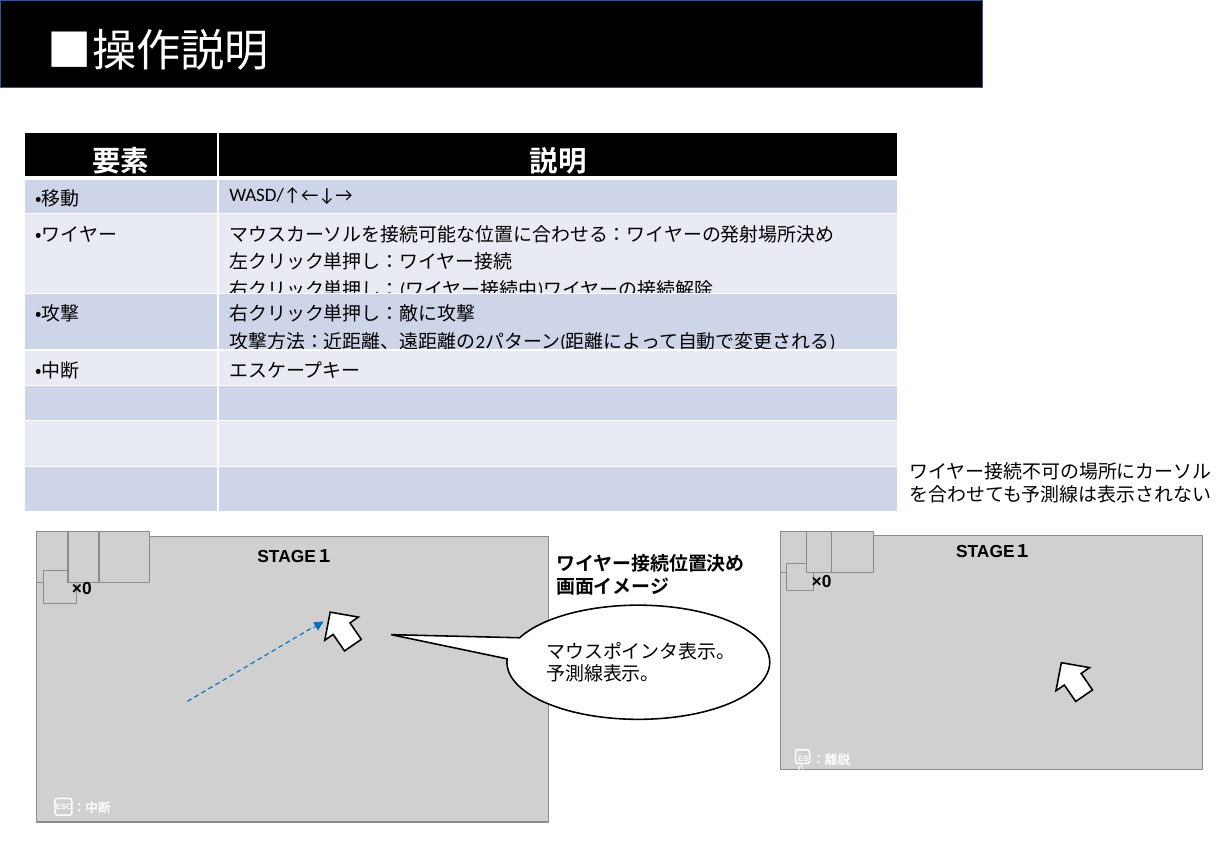
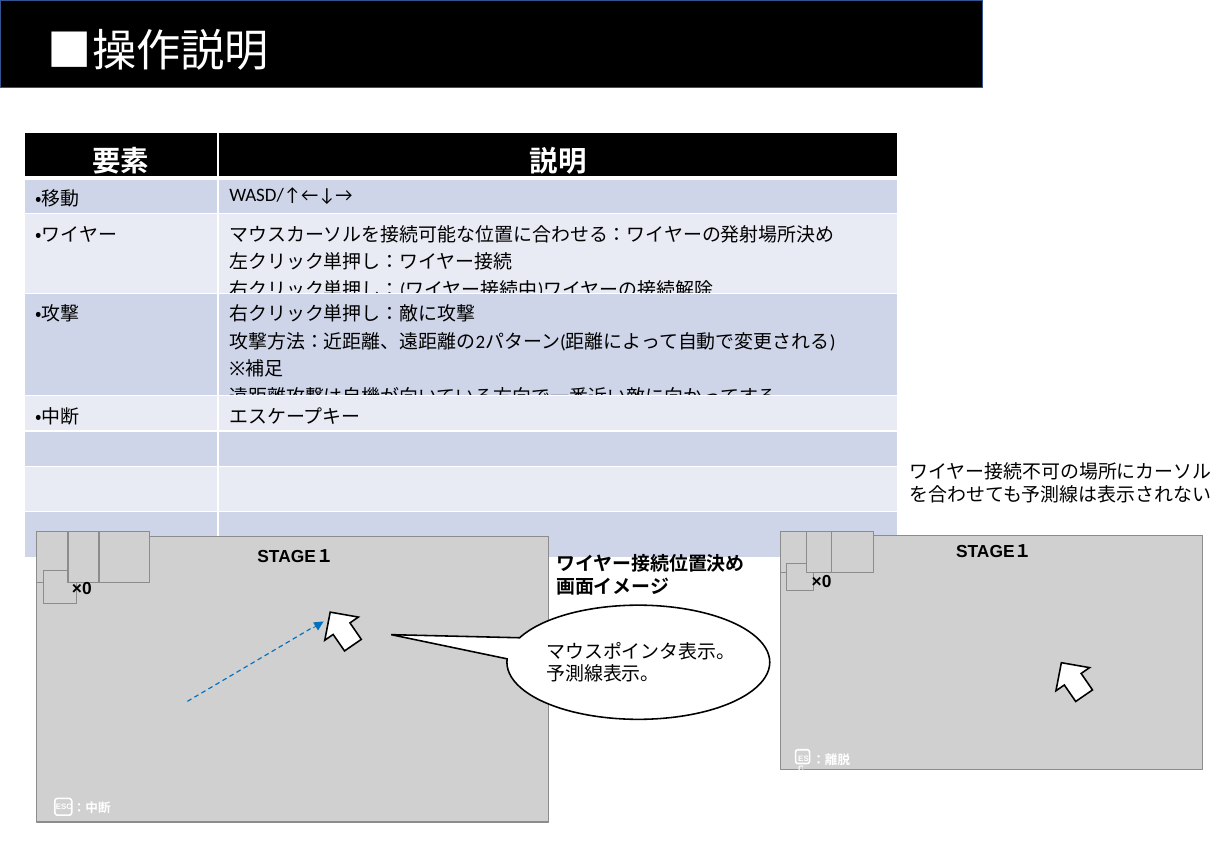
Before and after one commit to Koha58/FLUFF_SWING, a slide deck: slide 5 of Assets/Specs/仕様書.pptx. Drawn at 1232x853 pixels with LibreOffice and Linux fonts; fonts in the diff are those of the drawing; grey boxes stand for pictures. Boxes give left, top, right and bottom in pixels: in the first picture for what was removed or moved away, otherwise in the second. Text is boxed around its words. In the diff, an @@ line names an element or a change of style, - is before the commit and + after.

```diff
--- a/Assets/Specs/仕様書.pptx
+++ b/Assets/Specs/仕様書.pptx
@@ table at bbox=[24, 133, 899, 557] @@
-row 4, column 2: 右クリック単押し：敵に攻撃 / 攻撃方法：近距離、遠距離の2パターン(距離によって自動で変更される)
+row 4, column 2: 右クリック単押し：敵に攻撃 / 攻撃方法：近距離、遠距離の2パターン(距離によって自動で変更される) ※補足 遠距離攻撃は自機が向いている方向で一番近い敵に向かってする
```
Also in this commit, not shown: 1 other slide changed, 41 other files.
